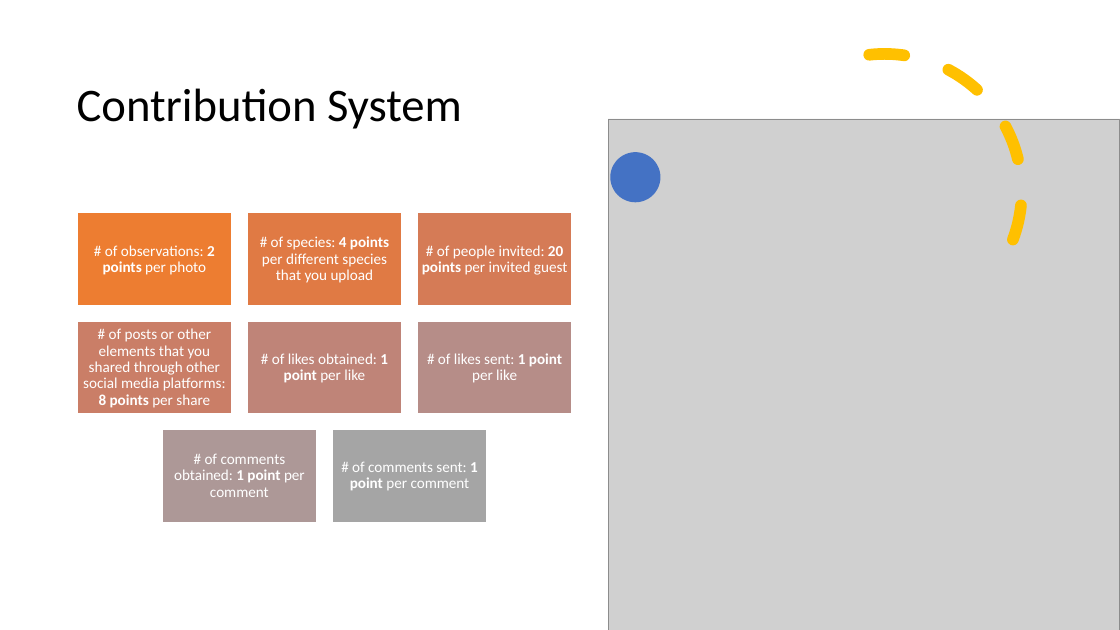
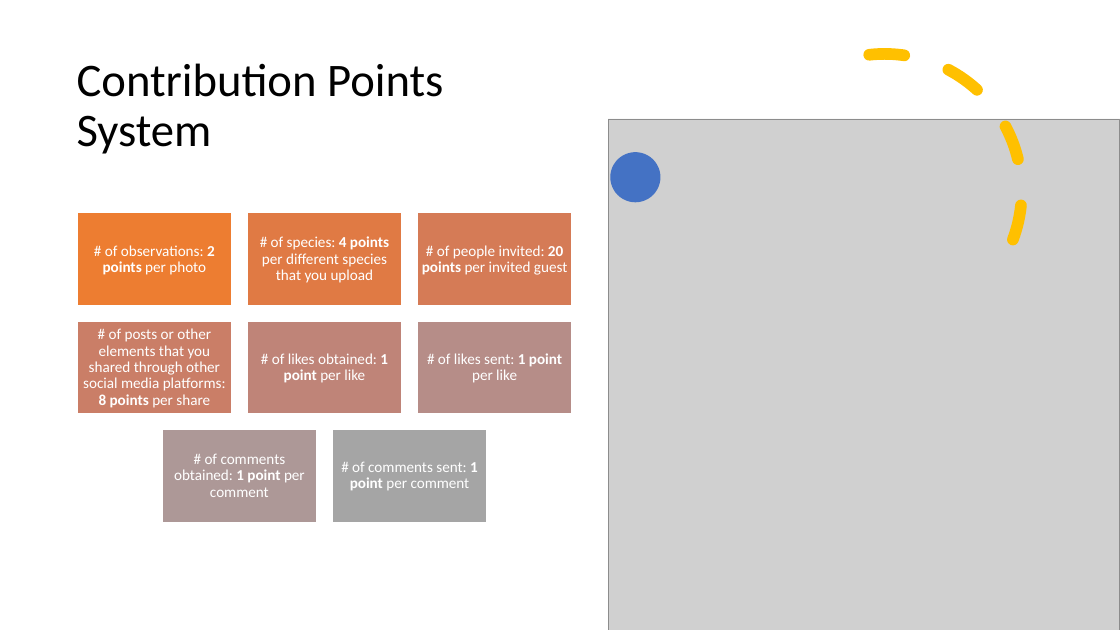
Before and after one commit to animaltrackapp/AnimalTrack, a slide deck: slide 11 of Document Files/Marketing PPT.pptx. Drawn at 1120x630 pixels with LibreOffice and Linux fonts; fonts in the diff are those of the drawing; grey boxes stand for pictures. Boxes give left, top, right and bottom in pixels: in the first picture for what was removed or moved away, otherwise in the second. Text is boxed around its words. In the diff, an @@ line names an element or a change of style, - is before the commit and + after.

Commit message:
Update Marketing PPT

```diff
--- a/Document Files/Marketing PPT.pptx
+++ b/Document Files/Marketing PPT.pptx
@@ title at <box>77,63,443,154</box>: text changed @@
-Contribution System
+Contribution Points System
```
